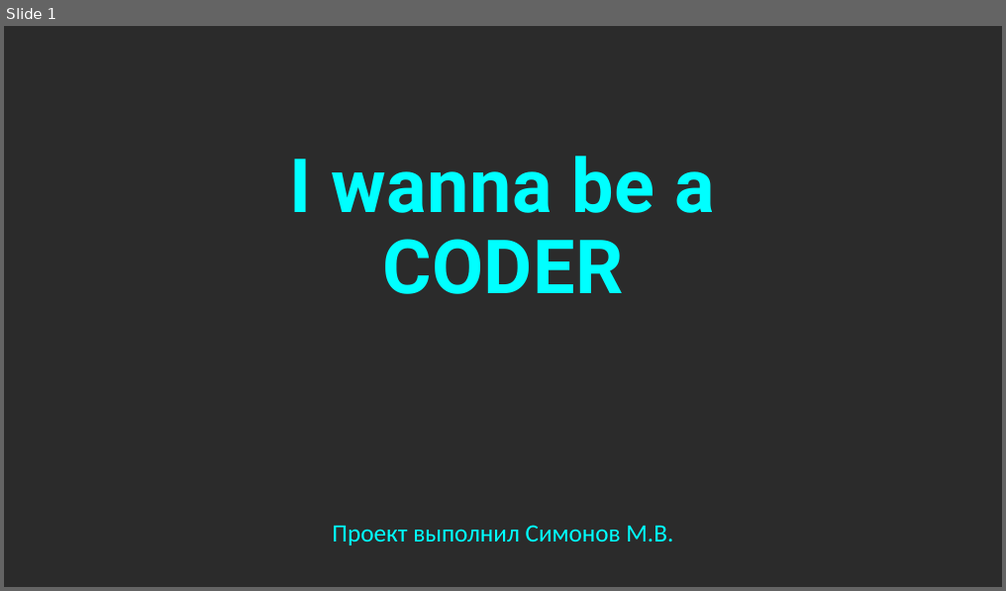
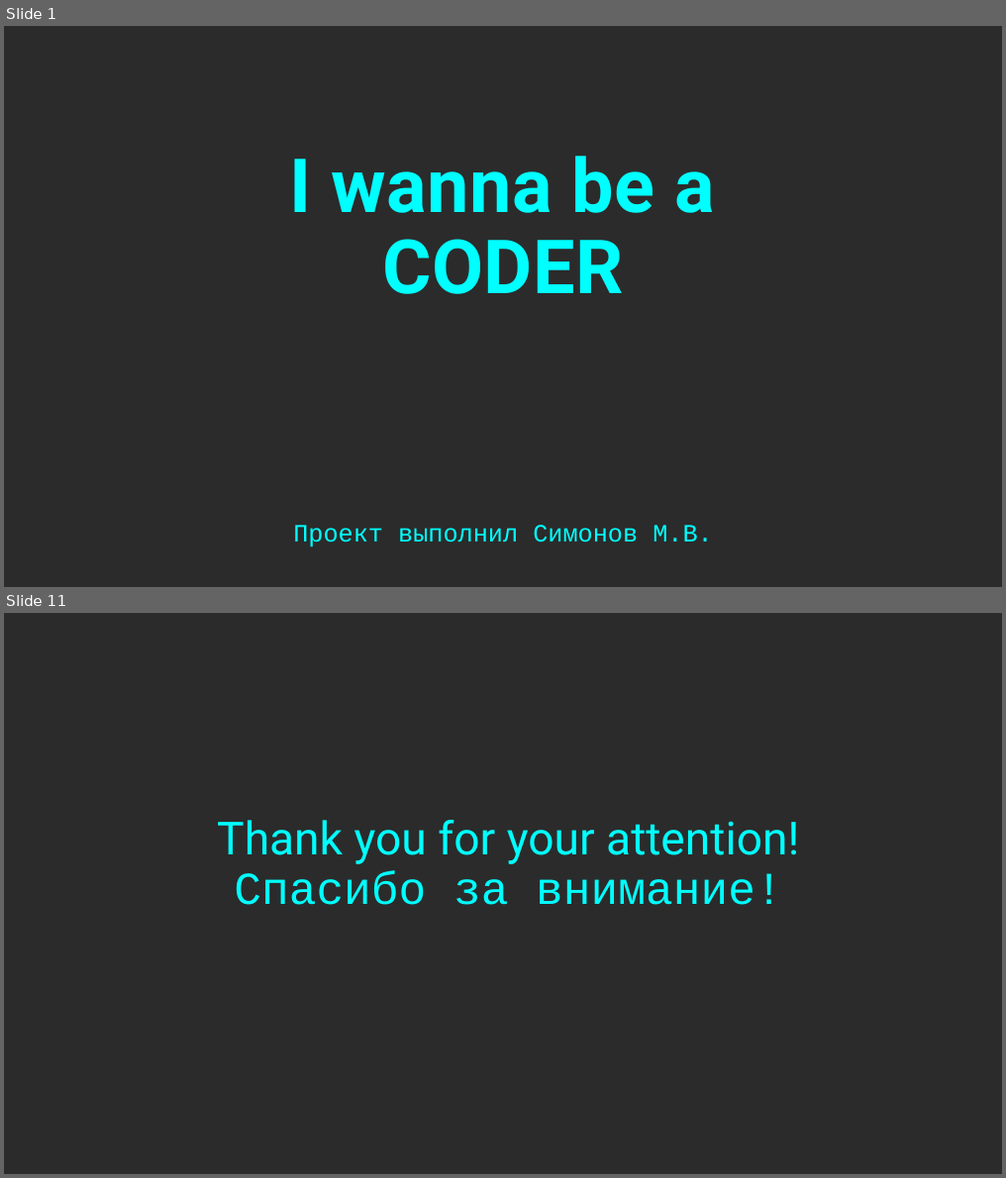
Before and after one commit to UuAcC/I_Wanna_Be_A_Coder, a slide deck: ПРЕЗЕНТАЦИЯ.pptx. Shown one above the other, each under a label of ours: slide 1 before the commit, slides 1 and 11 after it; the slides between them are not shown. The pictures are 1006x591 and 1006x1178 pixels, drawn with LibreOffice and Linux fonts; fonts in the diff are those of the drawing; background and template pictures are left out; a plain dark background stands for a picture behind light text. Boxes give left, top, right and bottom in pixels: in the first picture for what was removed or moved away, otherwise in the second. Text is boxed around its words. In the diff, an @@ line names an element or a change of style, - is before the commit and + after.

Commit message:
Presentation and another font
MINOR

```diff
--- a/ПРЕЗЕНТАЦИЯ.pptx
+++ b/ПРЕЗЕНТАЦИЯ.pptx
@@ slide 11 added at bbox=[4, 613, 1002, 1174], background picture (left out) @@
@@ title added at bbox=[217, 820, 799, 905], 44 pt, text #00FFFF @@
+Thank you for your attention!
+Спасибо за внимание!
@@ slide 1 changed as well @@
@@ subtitle "Проект выполнил Симонов М.В." at bbox=[293, 525, 713, 548]: font Calibri to Courier New @@
```
Also in this commit, not shown: 9 other slides added, 1 slide removed, 3 other files.
